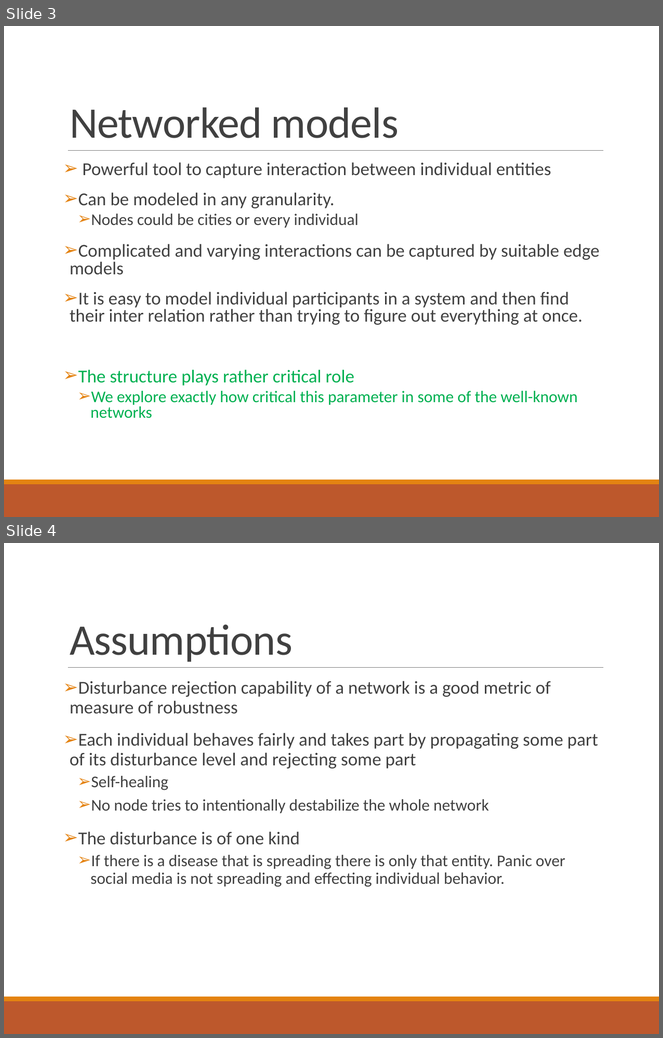
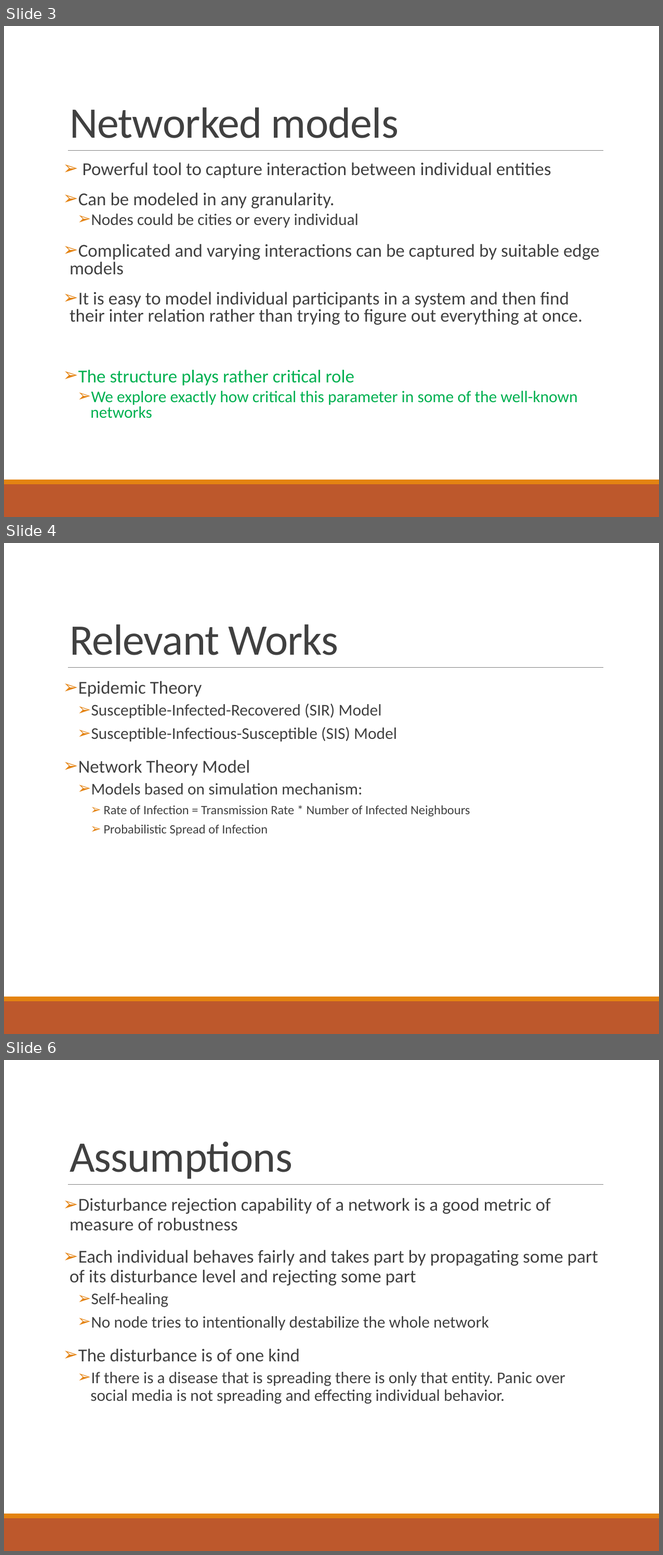
Before and after one commit to ParthaEth/Epidemics_Spreading_With_Cascade_Network, a slide deck: presentation/disease_spreading_presentation.pptx. Shown one above the other, each under a label of ours: slides 3 and 4 before the commit, slides 3, 4 and 6 after it; the slides between them are not shown. The pictures are 663x1038 and 663x1555 pixels, drawn with LibreOffice and Linux fonts; fonts in the diff are those of the drawing. Boxes give left, top, right and bottom in pixels: in the first picture for what was removed or moved away, otherwise in the second. Text is boxed around its words. In the diff, an @@ line names an element or a change of style, - is before the commit and + after.

```diff
--- a/presentation/disease_spreading_presentation.pptx
+++ b/presentation/disease_spreading_presentation.pptx
@@ slide 4 added at (4, 543, 659, 1034), background #FFFFFF; not listed: 3 template elements that a slide beside it also shows @@
@@ title added at (70, 624, 338, 655), 48 pt, text #404040 @@
+Relevant Works
@@ text added at (78, 681, 470, 836), 18 pt, text #404040 @@
+➢ Epidemic Theory
+  ➢ Susceptible-Infected-Recovered (SIR) Model
+  ➢ Susceptible-Infectious-Susceptible (SIS) Model
+➢ Network Theory Model
+  ➢ Models based on simulation mechanism:
+    ➢ Rate of Infection = Transmission Rate * Number of Infected Neighbours
+    ➢ Probabilistic Spread of Infection
@@ what was slide 4 is now slide 6 @@
```
Also in this commit, not shown: 1 other slide added.
